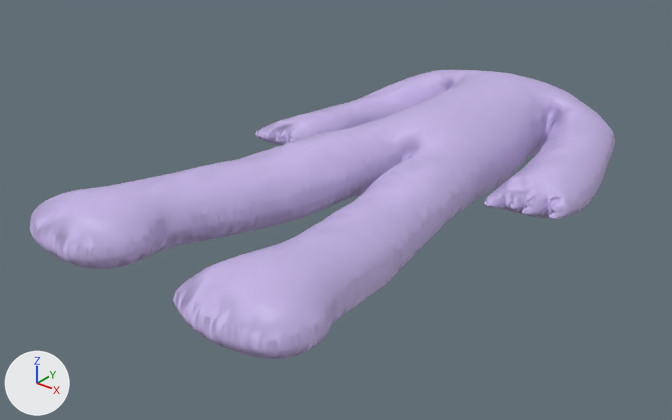
Before and after pictures for a commit that changed the glTF model person.glb.
Both versions are drawn from a 50 mm lens placed at (5.85, -8.66, 4.93), pointed at (-0.61, -0.57, -0.08). The lights are fixed; the arrows at lower left show +X, +Y and +Z. Mesh edges are drawn as thin lines on the coarser meshes. Where no turn or scale is listed for an object, it has been applied to the vertices.
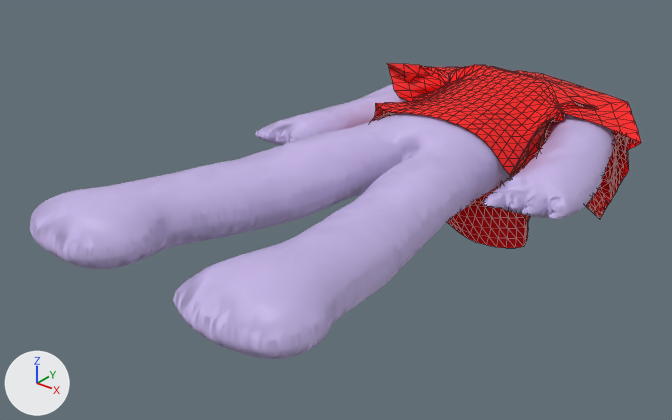
Boxes [x1, y1, x2, y2] around the edits, measured in the pictures (672 x 420 px):
'Cube', added (red)
    after: [371, 63, 641, 248]

Patch to the scene script:
```diff
--- a/person.glb.py
+++ b/person.glb.py
@@ mat_material @@
+mat_material = principled_material('Material')
+mat_material.base_color = (1.0, 0.0, 0.000613)  # red #ff0002
@@ me_cube_001 @@
+me_cube_001.from_pydata(...)  # 1575 vertices, 3016 faces; spans x -1.45..2.49, y -1.56..1.35, z -1.17..0.71
+me_cube_001.materials.append(mat_material)  # red #ff0002
@@ ob_cube @@
+ob_cube = bpy.data.objects.new('Cube', me_cube_001)
+ob_cube.location = (-0.36, 1.88, 0.49)
```
